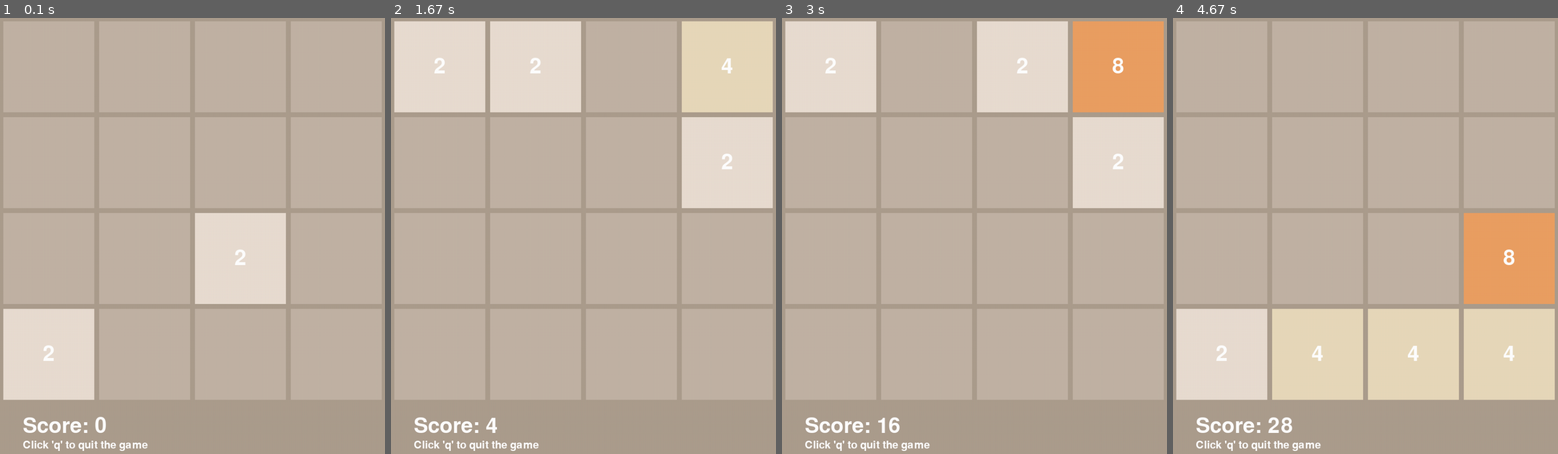
Above: before the commit, frames 1-4 (left to right).
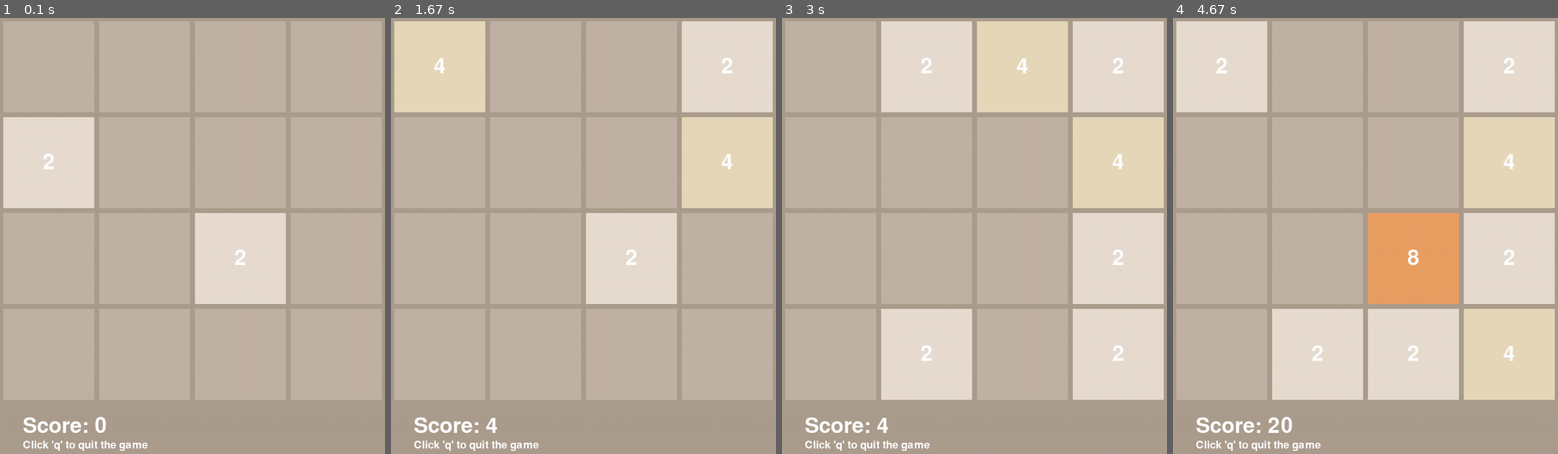
Above: after the commit, the same moments.

Repository: HuakunShen/2048Pygame
Game: pygame game, started from game.py
Two runs of this game, one before a commit and one after it. Both use one fixed random seed, a clock stepped at 60 frames per second and the inputs below.
Inputs:
- Up to frame 1 (0.1 s): no input
- Up to frame 2 (1.67 s): hold R 0.33-0.8 s; hold Right 0.33-0.8 s; hold Right 0.83-1.3 s; hold Up 1.33-1.63 s
- Up to frame 3 (3 s): hold Right 1.67-2.13 s; hold Up 2.17-2.7 s; hold Right from 2.73 s (still down)
- Up to frame 4 (4.67 s): release Right at 3.03 s; hold Right 3.07-3.47 s; hold Up 3.5-3.87 s; hold Right 3.9-4.53 s; hold Down from 4.57 s (still down)

The runs differ from the first frame. In frame 1, 9.8% of the frame differs, in the area x 0-25%, y 22-88%; in frame 2, 10%; in frame 3, 30%, in the area x 0-100%, y 0-96%; in frame 4, 30%.

Commit message:
Update all code. Planning to add another version of 2048.
New version use Tensor as board, instead of using Tile or Board

Diff:
--- a/constants.py
+++ b/constants.py
@@ -1,5 +1,7 @@
 # %%
 import pygame
+
+RANDOM_SEED = 3
 
 UP = "UP"
 DOWN = "DOWN"
@@ -7,6 +9,9 @@
 RIGHT = "RIGHT"
 K_r = "r"
 K_q = "q"
+# %%
+ARROW_KEYS = [UP, DOWN, LEFT, RIGHT]
+
 # %%
 KEY_MAP = {
     pygame.K_r: K_r,
--- a/game.py
+++ b/game.py
@@ -1,20 +1,26 @@
+import copy
 from gamestate import GameState
 from components import *
 
 
 class Game(object):
-    def __init__(self, dimension=4, score=0, matrix=None, margin=10, width=800, height=950):
-        self.game_state = GameState(
-            dimension=dimension, score=score, matrix=matrix)
+    def __init__(self, dimension=4, score=0, init_matrix=None, margin=10, width=800, height=950, game_state=None):
+        self.game_state = game_state if game_state is not None else GameState(dimension=dimension, score=score,
+                                                                              matrix=init_matrix)
         self.width = width
         self.height = height
+        self.init_matrix = init_matrix
         self.clock = pygame.time.Clock()
         self.margin = margin
         self.key_down = False
-        self.block_size = (self.width - (dimension + 1) * self.margin) // dimension
+        self.block_size = (self.width - (dimension + 1)
+                           * self.margin) // dimension
         pygame.init()
         self.screen = pygame.display.set_mode((self.width, self.height))
         pygame.display.set_caption('2048')
+
+    def set_game_state(self, game_state: GameState):
+        self.game_state = game_state.copy()
 
     def is_done(self):
         return self.game_state.get_is_done()
@@ -30,7 +36,8 @@
 
     def update_msg(self):
         font = pygame.font.Font(None, 32)
-        text_content = 'Game ends, press r to restart' if self.is_done() else "Click 'q' to quit the game"
+        text_content = 'Game ends, press r to restart' if self.is_done(
+        ) else "Click 'q' to quit the game"
         text = font.render(text_content, True, (255, 255, 255))
         self.screen.blit(text, (50, 870))
 
--- a/gamestate.py
+++ b/gamestate.py
@@ -1,7 +1,9 @@
 import sys
 import copy
 import random
-from components import *
+import constants
+import numpy as np
+from components import Board, Tile
 
 
 class GameState:
@@ -10,7 +12,7 @@
         self._dimension = dimension
         self._init_matrix = matrix
         self._board = Board(matrix=self._init_matrix)
-        random.seed(2048)
+        random.seed(constants.RANDOM_SEED)
         if len(self._board.get_empty_tiles_pos()) != 0 and matrix is None:
             for _ in range(2):
                 self.set_random_tile()
@@ -52,13 +54,17 @@
         target_pos = self._get_new_tile_position()
         self._board.set_tile_power(target_pos, 2 if is_4 else 1)
 
+    def restart(self):
+        random.seed(constants.RANDOM_SEED)
+        self.move(constants.K_r)
+
     def move(self, key):
         score = 0
         changed = False
-        if key == K_r:
+        if key == constants.K_r:
             print('restart')
             self.__init__(matrix=self._init_matrix)
-        elif key == K_q:
+        elif key == constants.K_q:
             print('quit game')
             sys.exit(0)
         else:
@@ -71,6 +77,12 @@
                 self.set_random_tile()
         return score, changed
 
+    def random_move(self):
+        return self.move(constants.ARROW_KEYS[random.randint(0, 3)])
+
+    def copy(self):
+        return copy.deepcopy(self)
+
 
 if __name__ == '__main__':
     m = np.array([[2, None, None, 8],
@@ -79,5 +91,5 @@
                   [None, None, None, None]])
     game = GameState(matrix=m)
     print(game.get_board())
-    game.move(DOWN)
+    game.move(constants.DOWN)
     print(game.get_board())
Not shown, changed: main.ipynb
